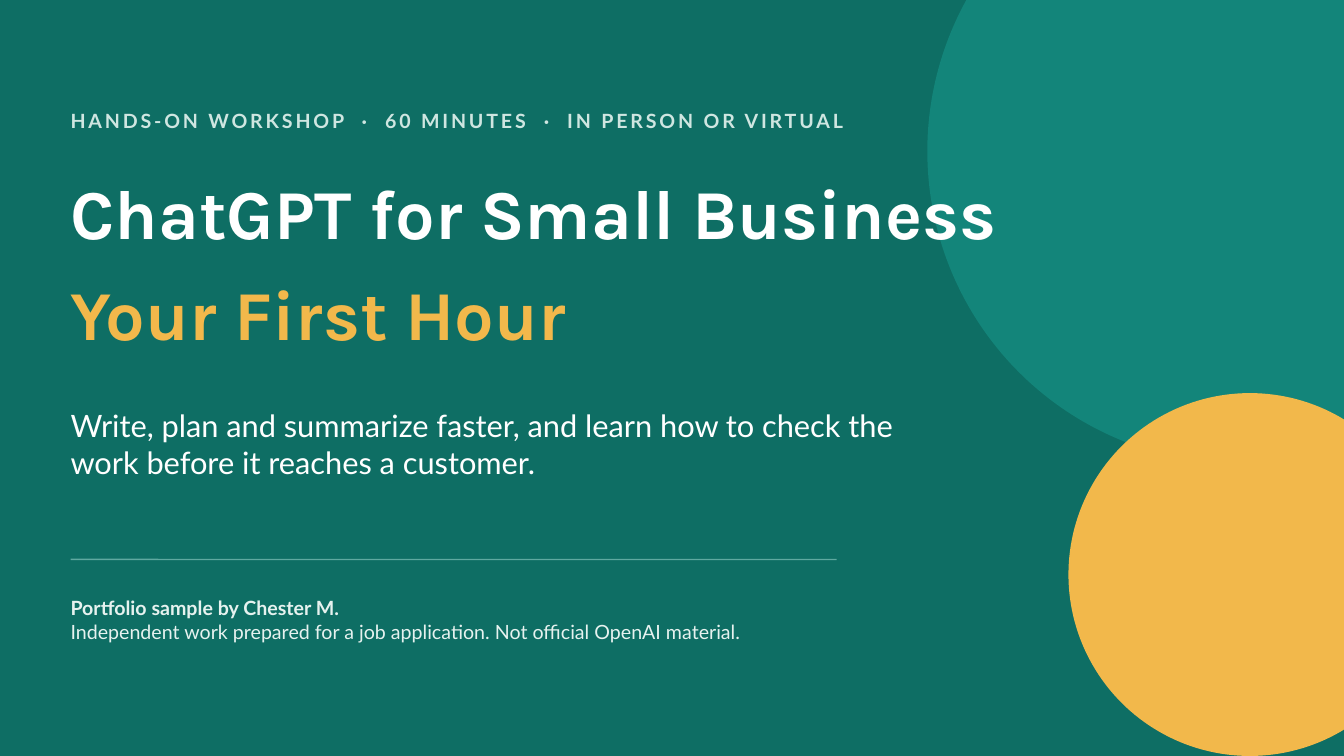
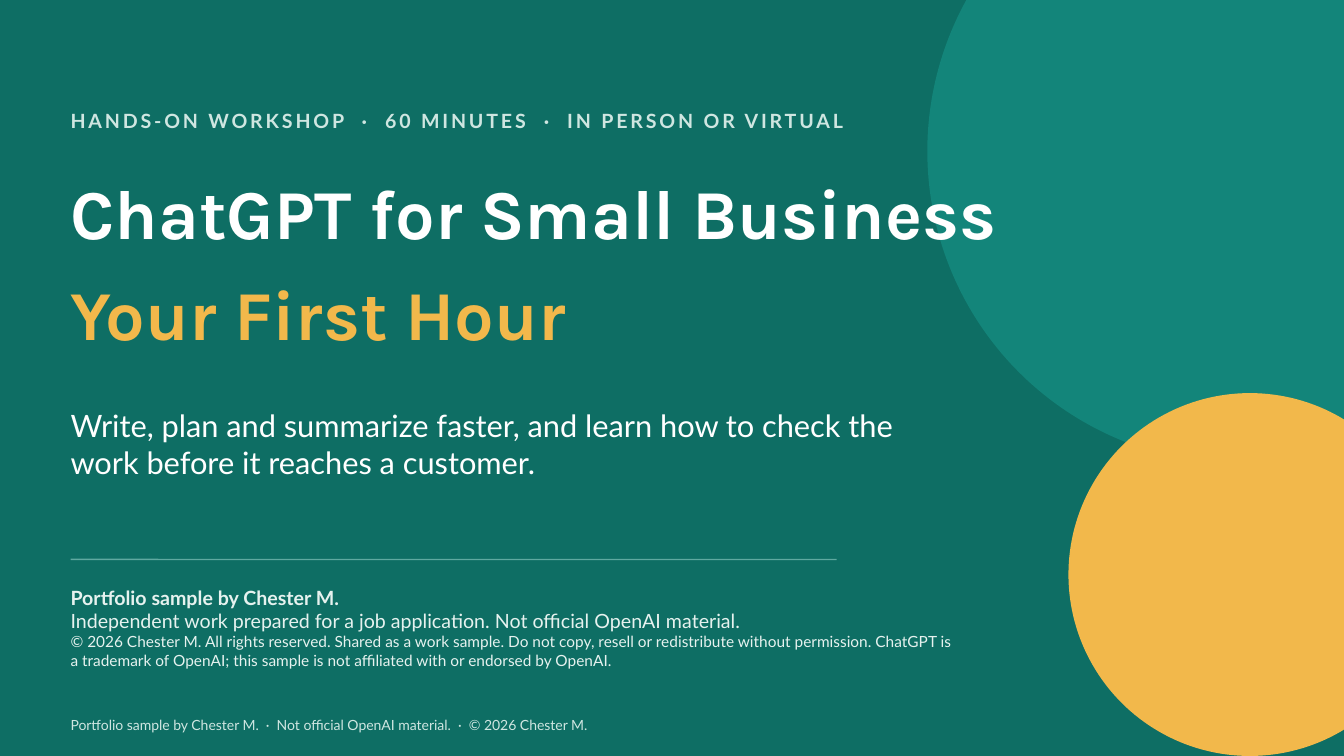
Before and after one commit to ceemane/cm-portfolio, a slide deck: slide 1 of public/portfolio-samples/chatgpt-for-small-business-workshop-deck.pptx. Drawn at 1344x756 pixels with LibreOffice and Linux fonts; fonts in the diff are those of the drawing. Boxes give left, top, right and bottom in pixels: in the first picture for what was removed or moved away, otherwise in the second. Text is boxed around its words. In the diff, an @@ line names an element or a change of style, - is before the commit and + after.

```diff
--- a/public/portfolio-samples/chatgpt-for-small-business-workshop-deck.pptx
+++ b/public/portfolio-samples/chatgpt-for-small-business-workshop-deck.pptx
@@ text "Portfolio sample by Chester M." moved from (x1=71, y1=600, x2=740, y2=643) to (x1=71, y1=590, x2=951, y2=669) @@
@@ text at (x1=71, y1=635, x2=951, y2=669): paragraph added @@
+© 2026 Chester M. All rights reserved. Shared as a work sample. Do not copy, resell or redistribute without permission. ChatGPT is a trademark of OpenAI; this sample is not affiliated with or endorsed by OpenAI.
@@ text added at (x1=71, y1=719, x2=587, y2=733), 10 pt, text #CFE6E1 @@
+Portfolio sample by Chester M. · Not official OpenAI material. · © 2026 Chester M.
```
Also in this commit, not shown: 14 other slides changed, 3 other files.
